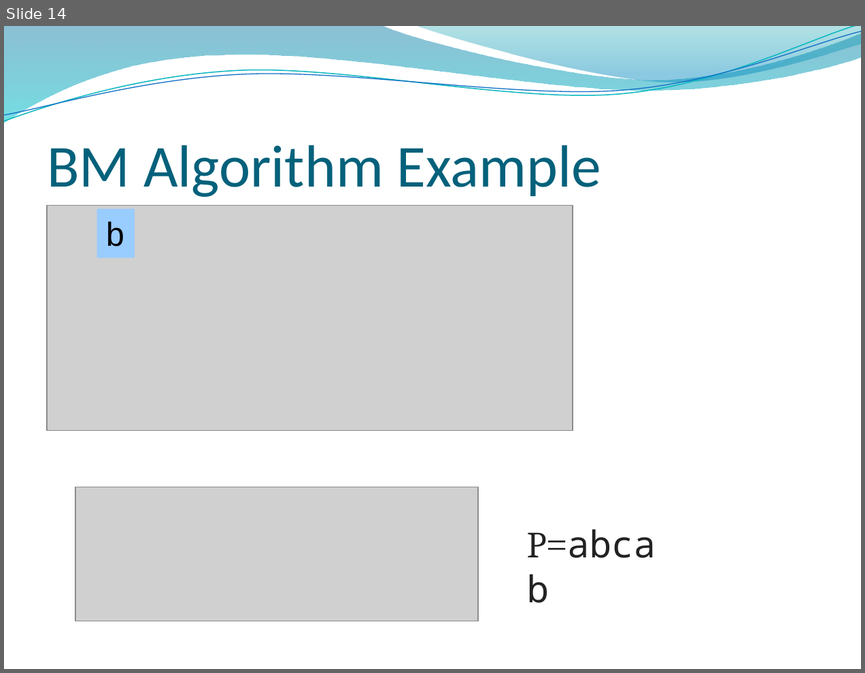
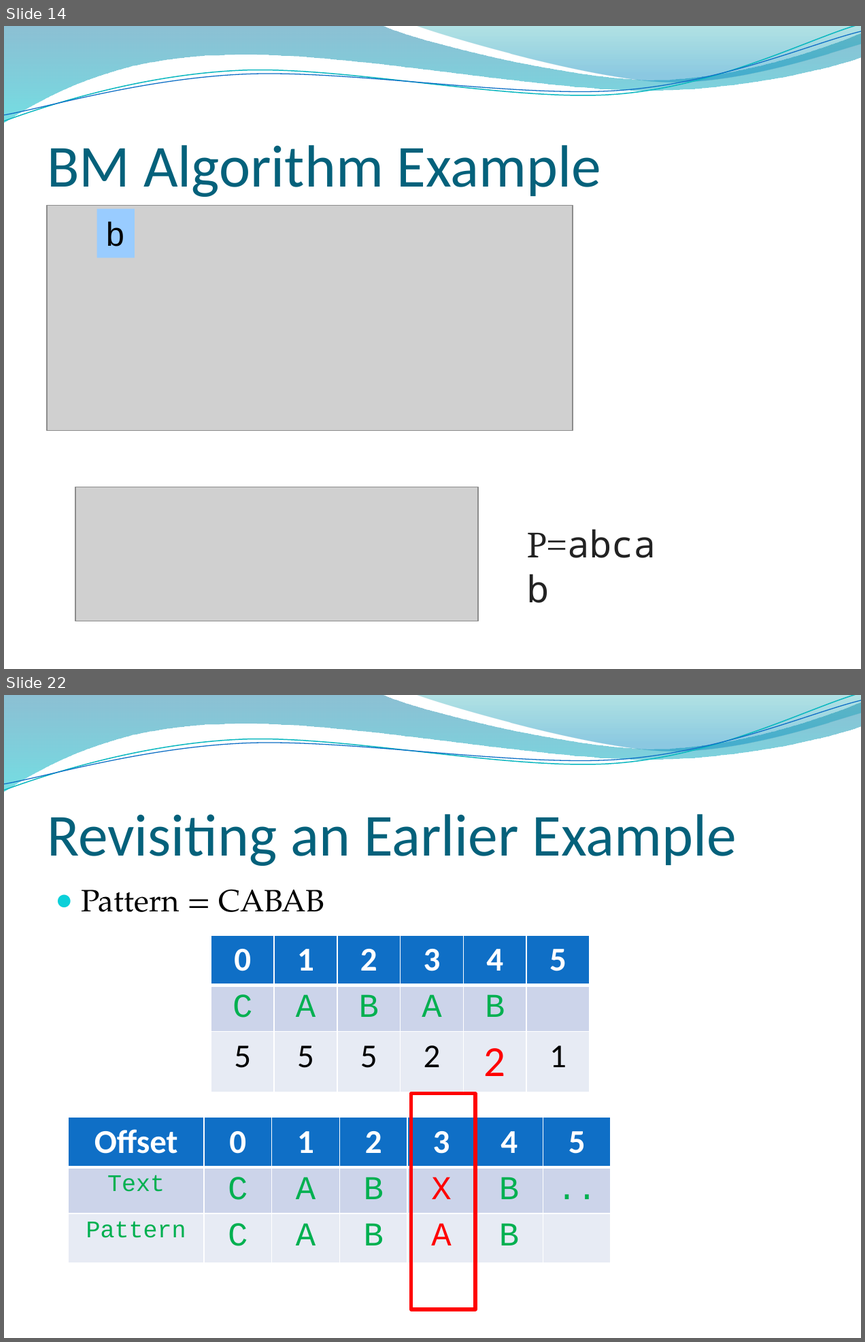
Before and after one commit to kapsitis/linen-tracer-682, a slide deck: discrete-bin/slides/discrete-week14-string-search.pptx. Shown one above the other, each under a label of ours: slide 14 before the commit, slides 14 and 22 after it; the slides between them are not shown. The pictures are 865x673 and 865x1342 pixels, drawn with LibreOffice and Linux fonts; fonts in the diff are those of the drawing; grey boxes stand for pictures; background and template pictures are left out. Boxes give left, top, right and bottom in pixels: in the first picture for what was removed or moved away, otherwise in the second. Text is boxed around its words. In the diff, an @@ line names an element or a change of style, - is before the commit and + after.

```diff
--- a/discrete-bin/slides/discrete-week14-string-search.pptx
+++ b/discrete-bin/slides/discrete-week14-string-search.pptx
@@ slide 22 added at bbox=[4, 695, 861, 1338], background picture (left out); not listed: 4 template elements that a slide beside it also shows @@
@@ title added at bbox=[47, 814, 736, 866], 50 pt, text #04617B @@
+Revisiting an Earlier Example
@@ text added at bbox=[81, 889, 325, 912], 26 pt, text #000000 @@
+● Pattern = CABAB
@@ table added at bbox=[211, 935, 592, 1093], 3 rows, 6 columns @@
+0 | 1 | 2 | 3 | 4 | 5
+C | A | B | A | B | 
+5 | 5 | 5 | 2 | 2 | 1
@@ rectangle added at bbox=[411, 1093, 475, 1309], outline #FF0000 3 pt @@
@@ table added at bbox=[68, 1117, 610, 1264], 3 rows, 7 columns @@
+Offset | 0 | 1 | 2 | 3 | 4 | 5
+Text | C | A | B | X | B | ..
+Pattern | C | A | B | A | B | 
```
Also in this commit, not shown: 8 other slides added, 28 other files.
